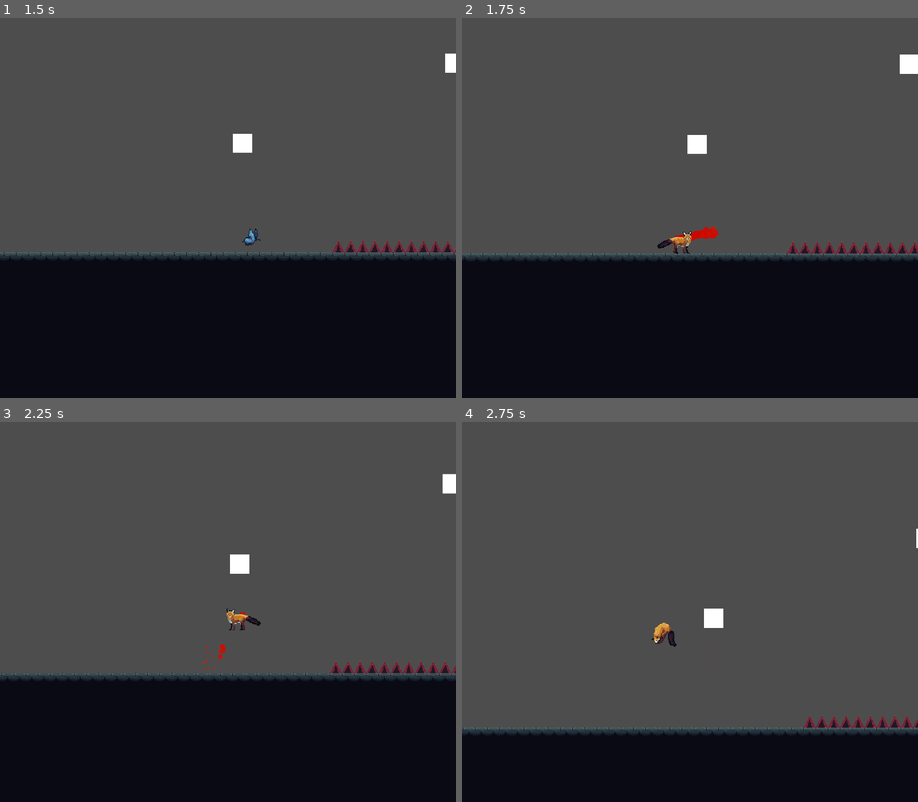
Above: before the commit, frames 1-4 (two rows, left to right).
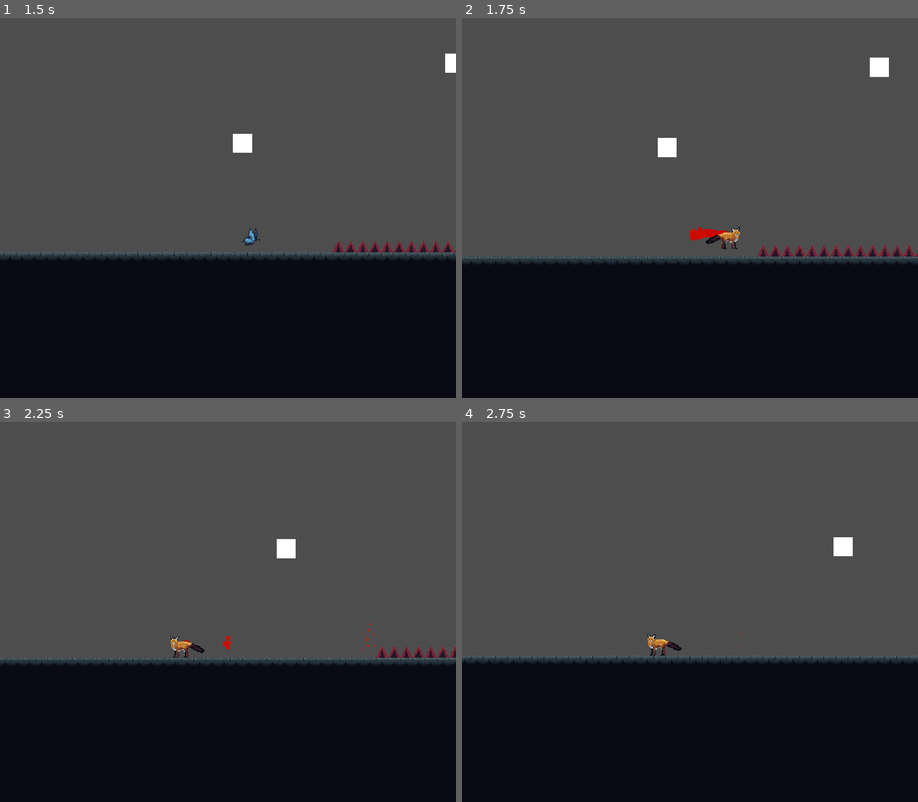
Above: after the commit, the same moments.

Repository: rcfisch/something_freaky
Game: Godot game, scene res://main.tscn
Two runs of this game, one before a commit and one after it. Both use one fixed random seed, a clock stepped at 60 frames per second and the inputs below.
Inputs (mouse positions are in pixels of both pictures, inside the frame that each line leads up to):
- Up to frame 1 (1.5 s): tap Enter at 0.5 s; move the mouse to (328, 189) at 0.52 s; hold 1 (1) 0.53-1.28 s; hold D (right) from 0.53 s (still down); tap Space (jump) at 0.77 s; tap 2 (2) at 0.8, 1.35 s; move the mouse to (136, 227) at 1.27 s
- Up to frame 2 (1.75 s): keep holding D (right); tap Space (jump) at 1.52 s; tap Q (dash) at 1.55 s
- Up to frame 3 (2.25 s): move the mouse to (273, 528) at 2.02 s; release D (right) at 2.03 s; hold A (left) from 2.03 s (still down); hold Q (dash) from 2.03 s (still down)
- Up to frame 4 (2.75 s): keep holding A (left); keep holding Q (dash); tap 1 (1) at 2.3 s

Frame 1 is identical in both runs. In frame 2, 3.5% of the frame differs, in the area x 0-100%, y 9-65%; in frame 3, 6.1%; in frame 4, 21%, in the area x 0-100%, y 28-82%.

Commit message:
changed project settings to fix high hz monitor issues

Diff:
--- a/options.gd
+++ b/options.gd
@@ -1,7 +1,7 @@
 extends Control
 class_name options
 
-static var eight_direction_dash : bool = false # False=Mouse controlled, True=Keyboard controlled
+static var eight_direction_dash : bool = true # False=Mouse controlled, True=Keyboard controlled
 
 
 
--- a/project.godot
+++ b/project.godot
@@ -13,6 +13,7 @@
 config/name="Something Freaky"
 run/main_scene="uid://yo08x1ccboo8"
 config/features=PackedStringArray("4.4", "Forward Plus")
+run/max_fps=60
 
 [autoload]
 
@@ -31,24 +32,28 @@
 "deadzone": 0.2,
 "events": [Object(InputEventKey,"resource_local_to_scene":false,"resource_name":"","device":-1,"window_id":0,"alt_press …(191 unchanged characters)…
 , Object(InputEventJoypadMotion,"resource_local_to_scene":false,"resource_name":"","device":-1,"axis":0,"axis_value":-1.0,"script":null)
+, Object(InputEventKey,"resource_local_to_scene":false,"resource_name":"","device":-1,"window_id":0,"alt_pressed":false,"shift_pressed":false,"ctrl_pressed":false,"meta_pressed":false,"pressed":false,"keycode":0,"physical_keycode":4194319,"key_label":0,"unicode":0,"location":0,"echo":false,"script":null)
 ]
 }
 right={
 "deadzone": 0.2,
 "events": [Object(InputEventKey,"resource_local_to_scene":false,"resource_name":"","device":-1,"window_id":0,"alt_press …(192 unchanged characters)…
 , Object(InputEventJoypadMotion,"resource_local_to_scene":false,"resource_name":"","device":-1,"axis":0,"axis_value":1.0,"script":null)
+, Object(InputEventKey,"resource_local_to_scene":false,"resource_name":"","device":-1,"window_id":0,"alt_pressed":false,"shift_pressed":false,"ctrl_pressed":false,"meta_pressed":false,"pressed":false,"keycode":0,"physical_keycode":4194321,"key_label":0,"unicode":0,"location":0,"echo":false,"script":null)
 ]
 }
 up={
 "deadzone": 0.2,
 "events": [Object(InputEventKey,"resource_local_to_scene":false,"resource_name":"","device":-1,"window_id":0,"alt_press …(192 unchanged characters)…
 , Object(InputEventJoypadMotion,"resource_local_to_scene":false,"resource_name":"","device":-1,"axis":1,"axis_value":-1.0,"script":null)
+, Object(InputEventKey,"resource_local_to_scene":false,"resource_name":"","device":-1,"window_id":0,"alt_pressed":false,"shift_pressed":false,"ctrl_pressed":false,"meta_pressed":false,"pressed":false,"keycode":0,"physical_keycode":4194320,"key_label":0,"unicode":0,"location":0,"echo":false,"script":null)
 ]
 }
 down={
 "deadzone": 0.2,
 "events": [Object(InputEventKey,"resource_local_to_scene":false,"resource_name":"","device":-1,"window_id":0,"alt_press …(192 unchanged characters)…
 , Object(InputEventJoypadMotion,"resource_local_to_scene":false,"resource_name":"","device":-1,"axis":1,"axis_value":1.0,"script":null)
+, Object(InputEventKey,"resource_local_to_scene":false,"resource_name":"","device":-1,"window_id":0,"alt_pressed":false,"shift_pressed":false,"ctrl_pressed":false,"meta_pressed":false,"pressed":false,"keycode":0,"physical_keycode":4194322,"key_label":0,"unicode":0,"location":0,"echo":false,"script":null)
 ]
 }
 jump={
